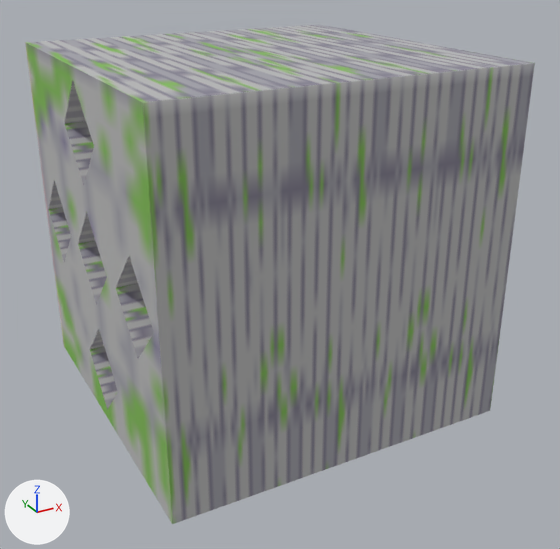
Two versions of the OBJ model CliffyJump/Assets/Models/Obstacles/DartsBlock.obj, one commit apart.
Before and after are seen from a 50 mm lens placed at (-1.96, -3.8, 2.58), pointed at (0.05, -0.15, 0.75). Arrows for +X, +Y and +Z are at lower left; the lights stay in place. Where no turn or scale is listed for an object, it has been applied to the vertices.

In view in the first picture: 'Untitled.001'.
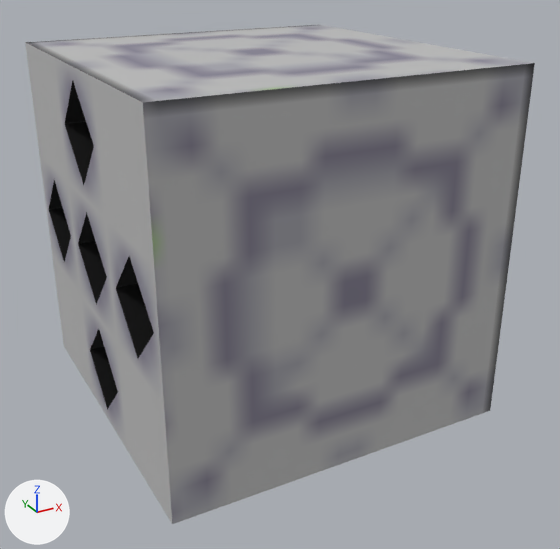
The newer file is also turned or shifted as a whole; pictures and numbers use the older file's frame.

The change, as a list of edits to the scene's bpy script:
```text
Add img_obstacles_png:
    img_obstacles_png = load_image('Obstacles.png', '../../Images/Obstacles.png', 64, 128, 'sRGB')
Change mat_palette:
    mat_palette.texture: img_ground_png -> img_obstacles_png
Change me_untitled_001:
    where me_untitled_001.from_pydata(...)  # 58 vertices, 41 faces; spans x -1.0..1.0, y -1.0..1.0, z 0.0..2.0
    used by ob_untitled_001; location = (0.0, 0.0, 0.0)
    me_untitled_001 part 1: texture (UV) coordinates of 16 of 41 faces, centred in x -1.0..1.0, y -1.0..1.0, z 0.0..2.0, changed; they spanned u 0.0..1.0, v 0.0..1.0 and now span u 0.25..0.5, v 0.0..0.25
```

Where the change shows, as pixel boxes [x1, y1, x2, y2] in the pictures (560 x 549 px):
'Untitled.001', surface changed
    both: [25, 25, 535, 524]
